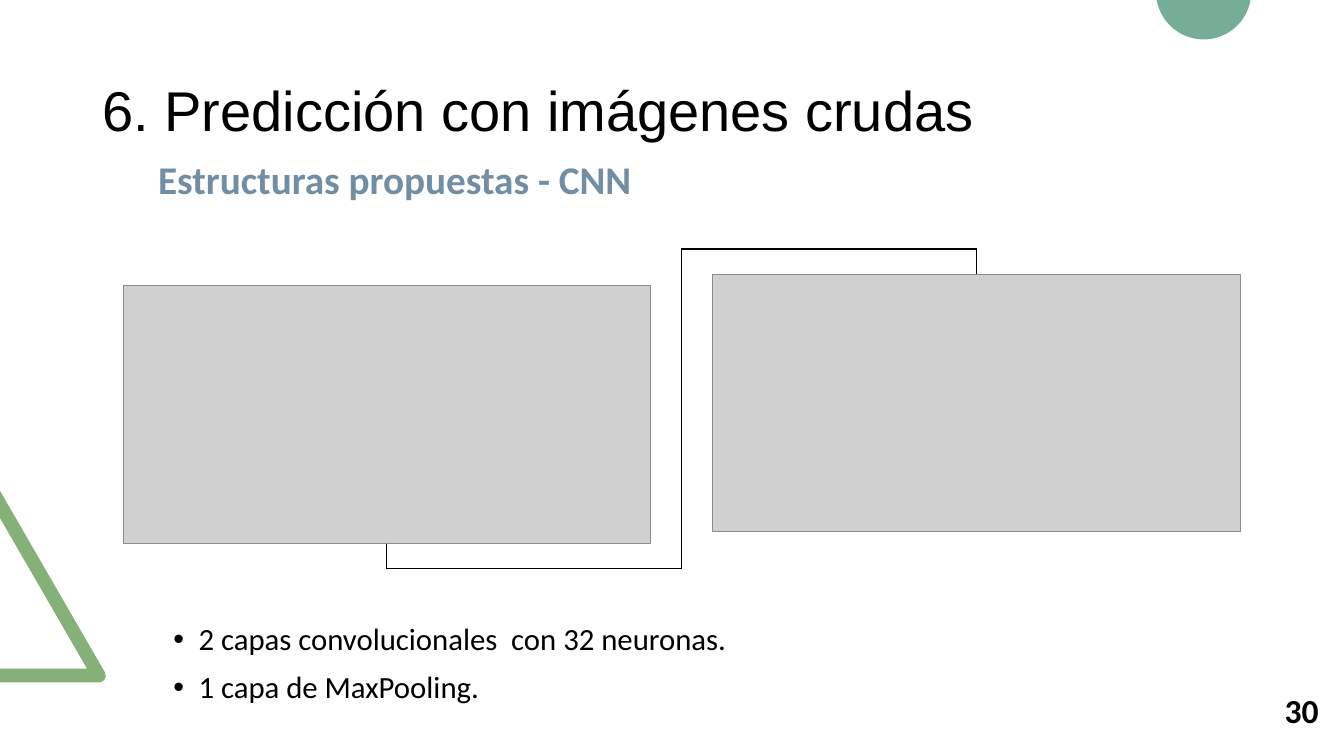
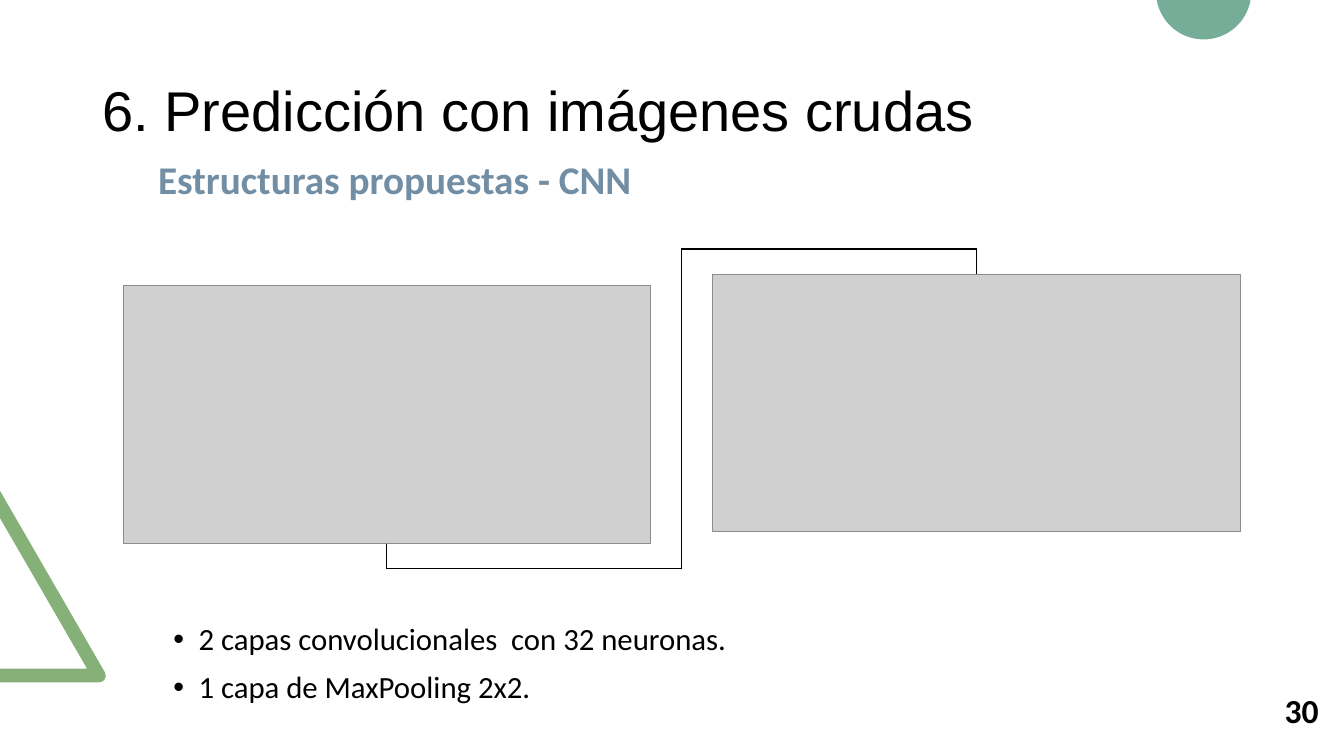
Before and after one commit to RoboticsLabURJC/2017-tfm-nuria-oyaga, a slide deck: slide 31 of Documentation/Presentacion-TFM/Presentacion-TFM.pptx. Drawn at 1344x756 pixels with LibreOffice and Linux fonts; fonts in the diff are those of the drawing; grey boxes stand for pictures. Boxes give left, top, right and bottom in pixels: in the first picture for what was removed or moved away, otherwise in the second. Text is boxed around its words. In the diff, an @@ line names an element or a change of style, - is before the commit and + after.

```diff
--- a/Documentation/Presentacion-TFM/Presentacion-TFM.pptx
+++ b/Documentation/Presentacion-TFM/Presentacion-TFM.pptx
@@ text at (199, 676, 530, 704): text changed @@
-• 1 capa de MaxPooling.
+• 1 capa de MaxPooling 2x2.
```
Also in this commit, not shown: 5 other slides changed, 1 other file.
